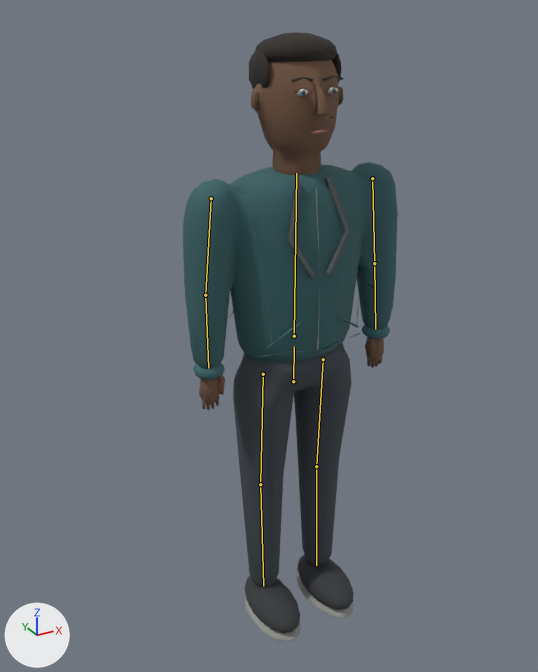
The glTF model gabriel-portfolio/public/models/low/npc-4.glb: old version first, new version second.
Rendered twice from a 50 mm camera at (-1.04, -2.055, 1.887) aimed at (-0.007, -0.178, 0.948). The lights are fixed; the arrows at lower left show +X, +Y and +Z. The first picture is the older version. Both versions are drawn at frame 1 of the action 'SitDown'; the numbers are the values there. The bones that change, and the others that lie on the model, are drawn over the model as lines.

Names of what the first picture shows: 'Continuous tailored jacket'.
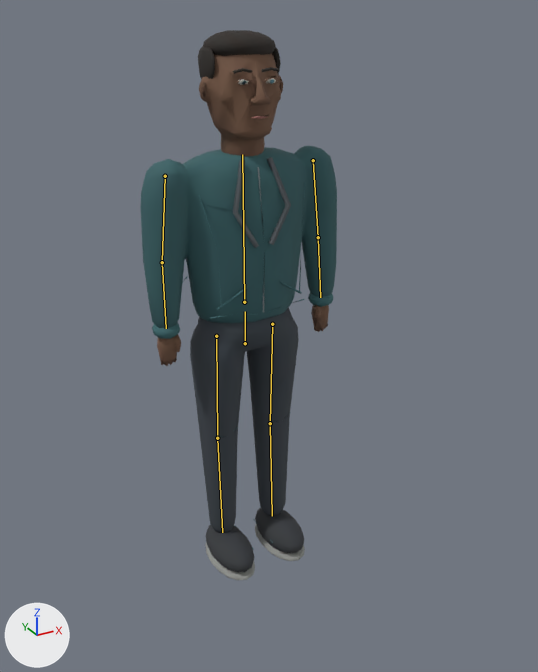
What differs and where, as boxes (x1, y1, x2, y2) in the pictures (538 x 672 px):
'Continuous tailored jacket', posed (8% narrower, 10% shorter)
    before: (183, 32, 398, 642)
    after: (140, 30, 337, 580)
bone 'hips', root to tip
    before: (293, 381) to (294, 346)
    after: (245, 343) to (245, 311)

What the commit changed:
Bone 'hips' (bone_hips) moves from (0.0, 0.0, 0.32) to (0.0, 0.0, 0.0).
